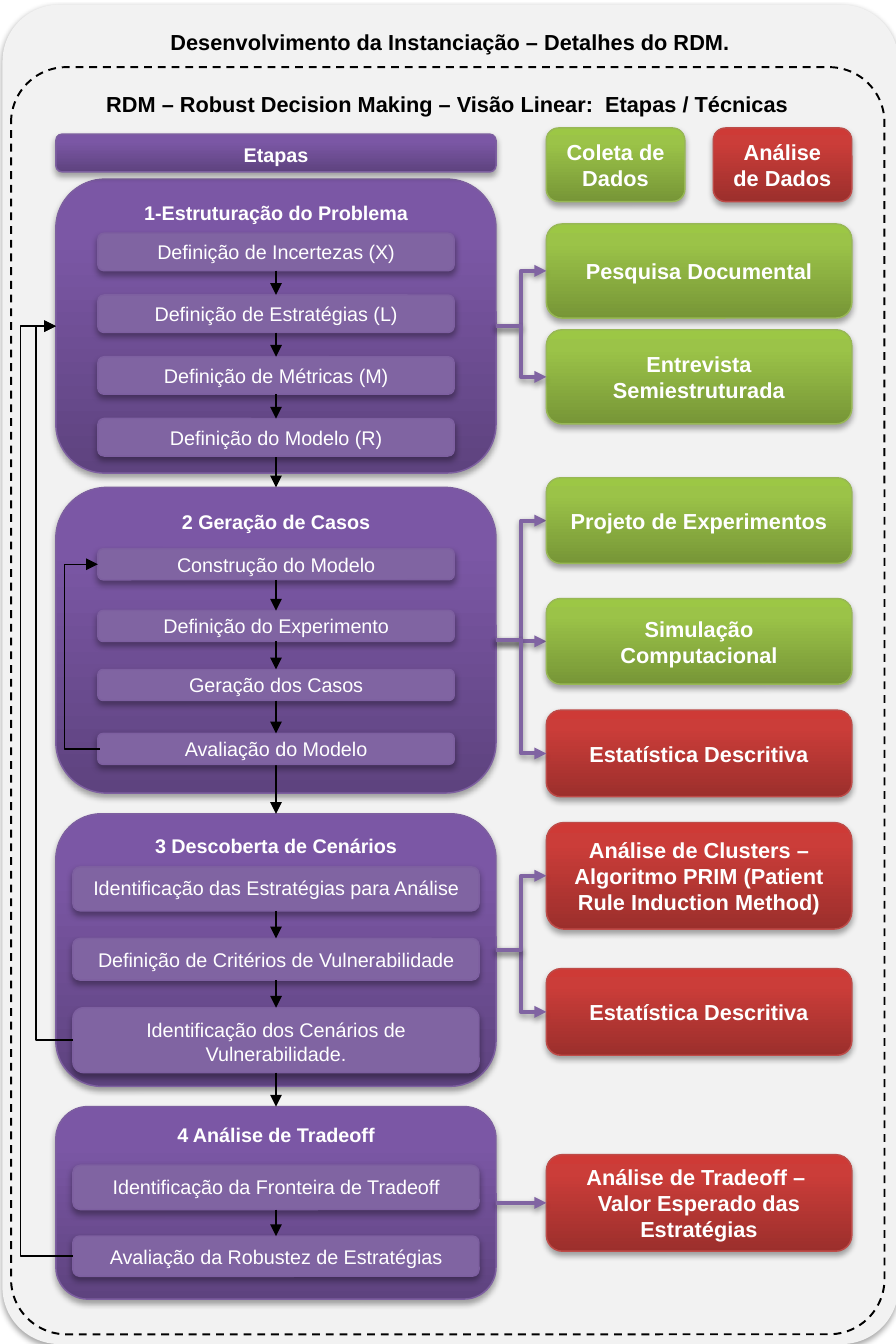
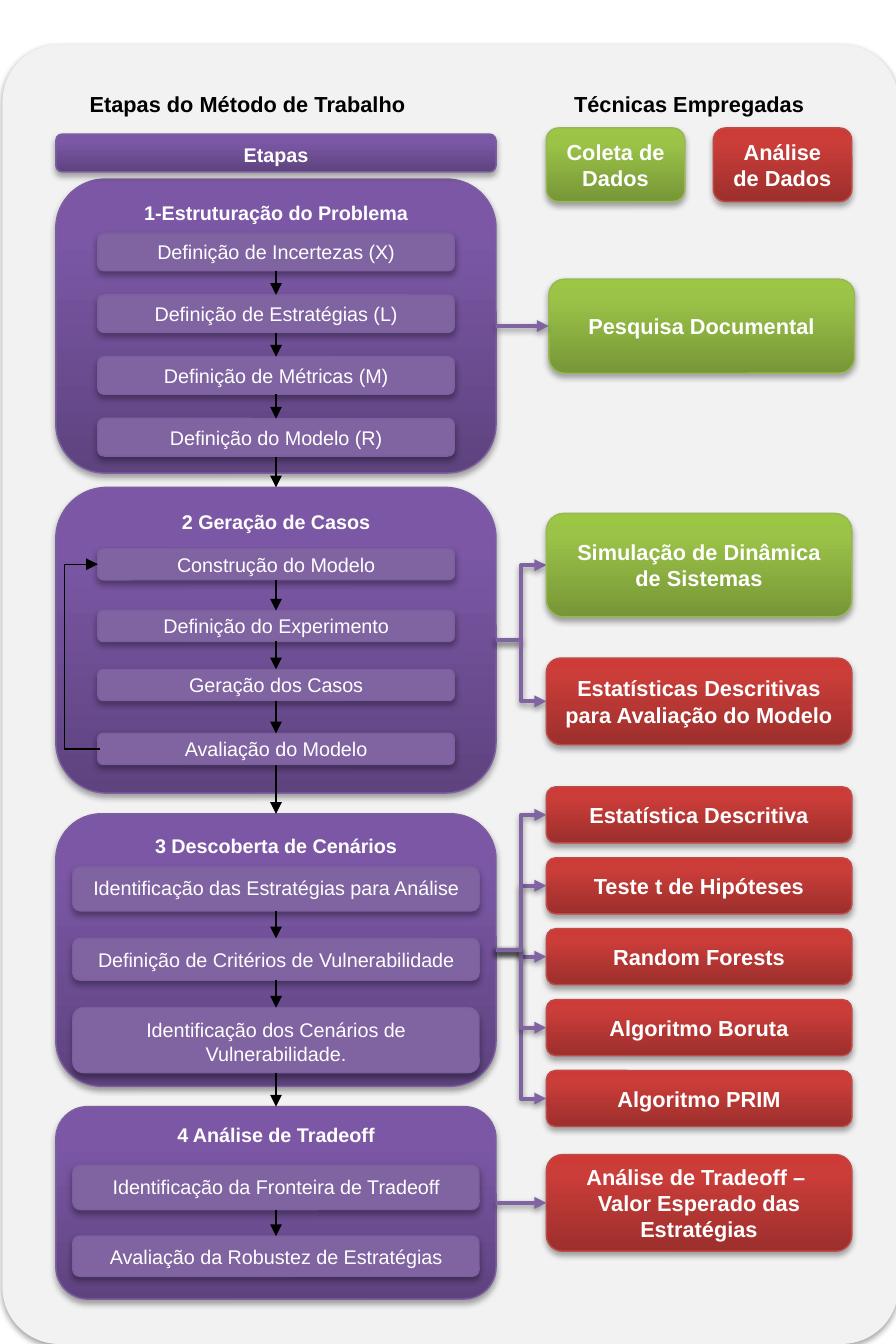
Before and after one commit to pedroliman/ms-rdm-dissertation, a slide deck: slide 9 of dissertacao-docs/apresentacoes/Dissertação - RDM - EMA - Imagens-Retrato.pptx. Drawn at 896x1344 pixels with LibreOffice and Linux fonts; fonts in the diff are those of the drawing. Boxes give left, top, right and bottom in pixels: in the first picture for what was removed or moved away, otherwise in the second. Text is boxed around its words. In the diff, an @@ line names an element or a change of style, - is before the commit and + after.

Commit message:
ajustes no método

```diff
--- a/dissertacao-docs/apresentacoes/Dissertação - RDM - EMA - Imagens-Retrato.pptx
+++ b/dissertacao-docs/apresentacoes/Dissertação - RDM - EMA - Imagens-Retrato.pptx
@@ rounded rectangle resized from (x1=3, y1=4, x2=896, y2=1344) to (x1=3, y1=44, x2=896, y2=1343) @@
@@ text in rounded rectangle at (x1=170, y1=34, x2=729, y2=54): text removed @@
-Desenvolvimento da Instanciação – Detalhes do RDM.
@@ text "Etapas do Método de Trabalho ..." moved from (x1=11, y1=67, x2=885, y2=1334) to (x1=90, y1=96, x2=804, y2=116) @@
@@ text "Etapas do Método de Trabalho ..." at (x1=90, y1=96, x2=804, y2=116): outline #000000 1 pt dashed to none @@
@@ text at (x1=90, y1=96, x2=804, y2=116): text changed @@
-RDM – Robust Decision Making – Visão Linear: Etapas / Técnicas
+Etapas do Método de Trabalho Técnicas Empregadas
@@ rounded rectangle "Pesquisa Documental" moved from (x1=546, y1=223, x2=852, y2=317) to (x1=549, y1=279, x2=855, y2=373) @@
@@ elbow arrow removed from (73, 1256) to (55, 326) @@
@@ elbow arrow removed from (73, 1040) to (55, 326) @@
@@ elbow arrow moved from (496, 326) - (546, 272) to (496, 326) - (549, 326) @@
@@ rounded rectangle removed at (x1=546, y1=330, x2=852, y2=424) @@
-Entrevista Semiestruturada
@@ rounded rectangle removed at (x1=546, y1=478, x2=852, y2=563) @@
-Projeto de Experimentos
@@ rounded rectangle "Simulação de Dinâmica de Sistemas" resized from (x1=546, y1=599, x2=852, y2=684) to (x1=546, y1=513, x2=852, y2=617) @@
@@ elbow arrow moved from (496, 640) - (546, 641) to (496, 640) - (546, 565) @@
@@ text in rounded rectangle at (x1=577, y1=544, x2=821, y2=586): text changed @@
-Simulação Computacional
+Simulação de Dinâmica de Sistemas
@@ elbow arrow moved from (496, 640) - (546, 754) to (496, 640) - (546, 701) @@
@@ rounded rectangle added at (x1=546, y1=658, x2=852, y2=745), fill gradient #9C2F2D to #CB3E3A to #CE3B37, outline #BF4C48 0.75 pt, 11 pt, text #FFFFFF, bold @@
+Estatísticas Descritivas para Avaliação do Modelo
@@ rounded rectangle "Estatística Descritiva" resized from (x1=546, y1=710, x2=852, y2=796) to (x1=546, y1=786, x2=852, y2=842) @@
@@ elbow arrow moved from (496, 640) - (546, 521) to (496, 950) - (546, 815) @@
@@ rounded rectangle added at (x1=546, y1=858, x2=852, y2=913), fill gradient #9C2F2D to #CB3E3A to #CE3B37, outline #BF4C48 0.75 pt, 11 pt, text #FFFFFF, bold @@
+Teste t de Hipóteses
@@ elbow arrow moved from (496, 326) - (546, 377) to (496, 950) - (546, 886) @@
@@ rounded rectangle "Random Forests" resized from (x1=546, y1=969, x2=852, y2=1055) to (x1=546, y1=929, x2=852, y2=984) @@
@@ elbow arrow moved from (496, 950) - (546, 1013) to (496, 950) - (546, 957) @@
@@ elbow arrow moved from (496, 950) - (546, 876) to (496, 950) - (546, 1098) @@
@@ elbow arrow added from (496, 950) to (546, 1028), #8064A2 2 pt @@
@@ text in rounded rectangle at (x1=613, y1=949, x2=785, y2=965): text changed @@
-Estatística Descritiva
+Random Forests
@@ rounded rectangle added at (x1=546, y1=1000, x2=852, y2=1055), fill gradient #9C2F2D to #CB3E3A to #CE3B37, outline #BF4C48 0.75 pt, 11 pt, text #FFFFFF, bold @@
+Algoritmo Boruta
@@ rounded rectangle "Algoritmo PRIM" resized from (x1=546, y1=822, x2=852, y2=929) to (x1=546, y1=1071, x2=852, y2=1126) @@
@@ text in rounded rectangle at (x1=617, y1=1091, x2=780, y2=1112): text changed @@
-Análise de Clusters – Algoritmo PRIM (Patient Rule Induction Method)
+Algoritmo PRIM
```
Also in this commit, not shown: 1 other slide changed, 1 slide added, 5 other files.
